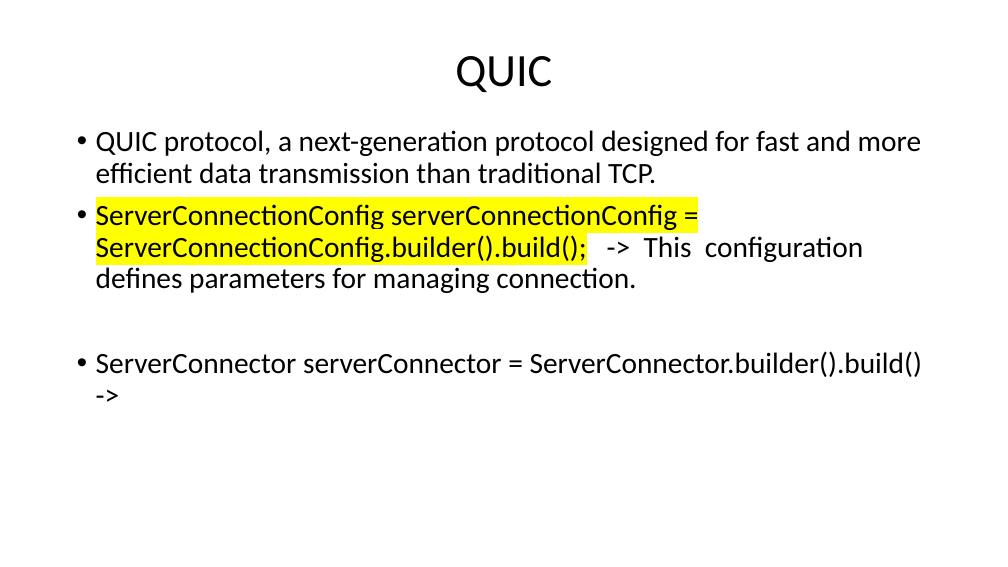
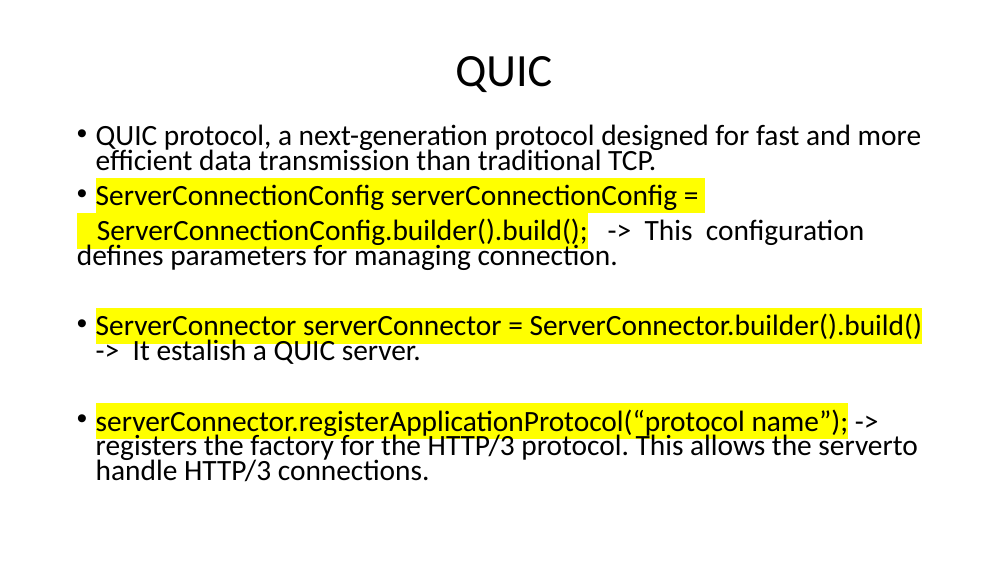
Before and after one commit to parthasarathi1234/quic, a slide deck: slide 5 of Presentation1.pptx. Drawn at 1008x567 pixels with LibreOffice and Linux fonts; fonts in the diff are those of the drawing. Boxes give left, top, right and bottom in pixels: in the first picture for what was removed or moved away, otherwise in the second. Text is boxed around its words. In the diff, an @@ line names an element or a change of style, - is before the commit and + after.

```diff
--- a/Presentation1.pptx
+++ b/Presentation1.pptx
@@ text at (96,124,921,171): line spacing 0.9 to 0.7 @@
@@ text at (77,184,922,482): text changed @@
-• ServerConnectionConfig serverConnectionConfig = ServerConnectionConfig.builder().build(); -> This configuration defines parameters for managing connection.
-• ServerConnector serverConnector = ServerConnector.builder().build() ->
+• ServerConnectionConfig serverConnectionConfig =
+ServerConnectionConfig.builder().build(); -> This configuration defines parameters for managing connection.
+• ServerConnector serverConnector = ServerConnector.builder().build() -> It estalish a QUIC server.
+• serverConnector.registerApplicationProtocol(“protocol name”); -> registers the factory for the HTTP/3 protocol. This allows the serverto handle HTTP/3 connections.
```
Also in this commit, not shown: 1 other slide changed, 3 slides added, 1 slide removed.
